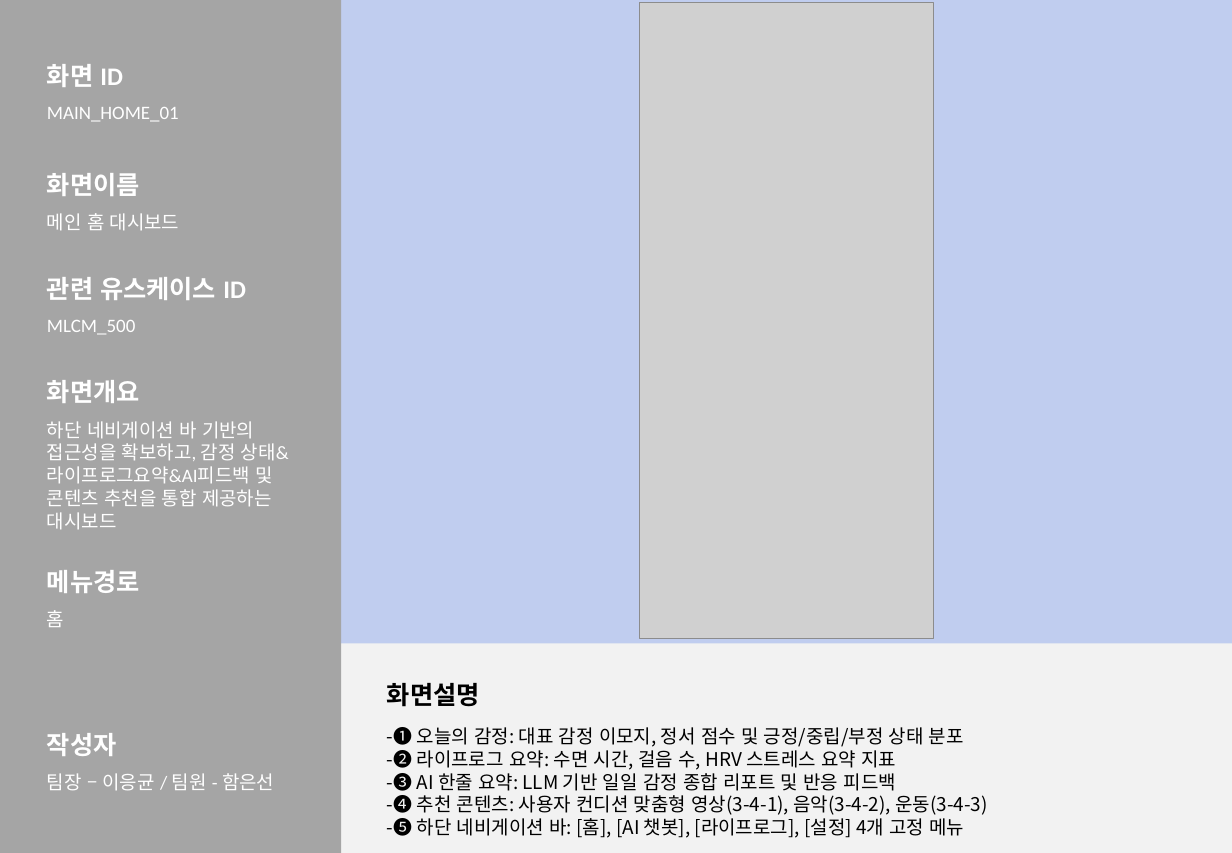
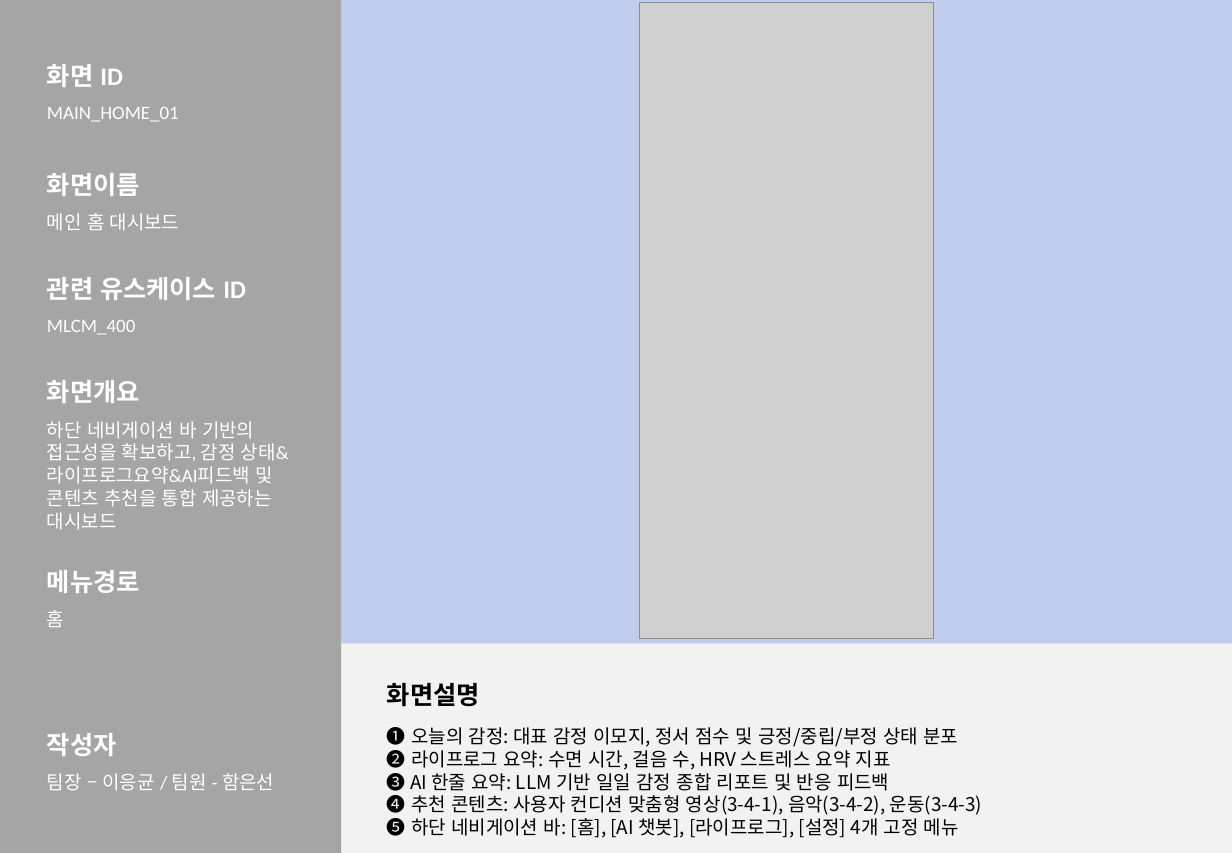
Before and after one commit to 2026-SMHRD-KDT-HealthCare-5/lisn, a slide deck: slide 13 of Documents/화면설계서_귀기울임.pptx. Drawn at 1232x853 pixels with LibreOffice and Linux fonts; fonts in the diff are those of the drawing; grey boxes stand for pictures. Boxes give left, top, right and bottom in pixels: in the first picture for what was removed or moved away, otherwise in the second. Text is boxed around its words. In the diff, an @@ line names an element or a change of style, - is before the commit and + after.

```diff
--- a/Documents/화면설계서_귀기울임.pptx
+++ b/Documents/화면설계서_귀기울임.pptx
@@ text at [47,320,135,335]: text changed @@
-MLCM_500
+MLCM_400
@@ text at [387,724,982,840]: text changed @@
--❶ 오늘의 감정: 대표 감정 이모지, 정서 점수 및 긍정/중립/부정 상태 분포
--❷ 라이프로그 요약: 수면 시간, 걸음 수, HRV 스트레스 요약 지표
--❸ AI 한줄 요약: LLM 기반 일일 감정 종합 리포트 및 반응 피드백
--❹ 추천 콘텐츠: 사용자 컨디션 맞춤형 영상(3-4-1), 음악(3-4-2), 운동(3-4-3)
--➎ 하단 네비게이션 바: [홈], [AI 챗봇], [라이프로그], [설정] 4개 고정 메뉴
+❶ 오늘의 감정: 대표 감정 이모지, 정서 점수 및 긍정/중립/부정 상태 분포
+❷ 라이프로그 요약: 수면 시간, 걸음 수, HRV 스트레스 요약 지표
+❸ AI 한줄 요약: LLM 기반 일일 감정 종합 리포트 및 반응 피드백
+❹ 추천 콘텐츠: 사용자 컨디션 맞춤형 영상(3-4-1), 음악(3-4-2), 운동(3-4-3)
+➎ 하단 네비게이션 바: [홈], [AI 챗봇], [라이프로그], [설정] 4개 고정 메뉴
```
Also in this commit, not shown: 8 other slides changed, 5 other files.
